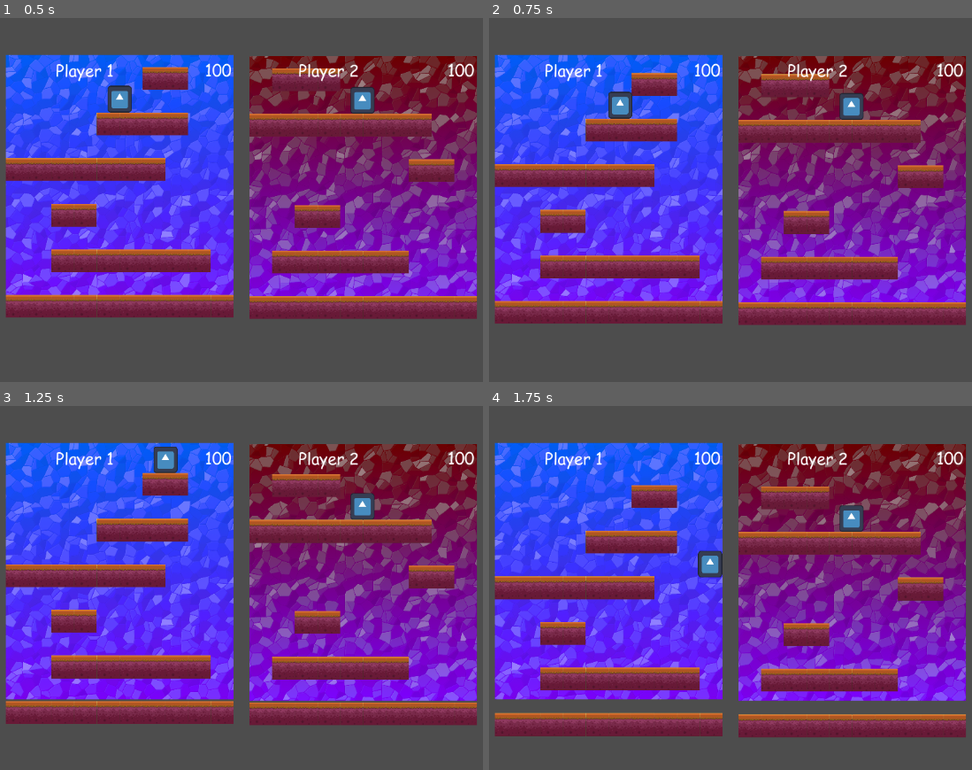
Above: before the commit, frames 1-4 (two rows, left to right).
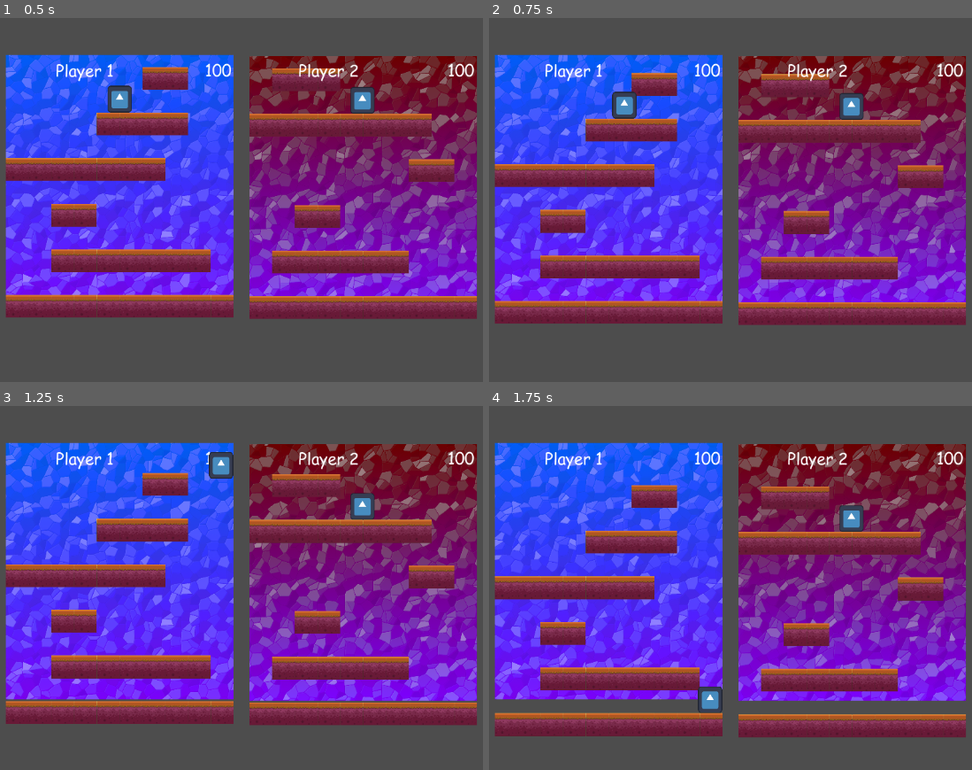
Above: after the commit, the same moments.

Repository: LegacyMD/xd_tower
Game: Godot game, scene res://scenes/root_scene.tscn
Two runs of this game, one before a commit and one after it. Both use one fixed random seed, a clock stepped at 60 frames per second and the inputs below. The engine's default icon, where the game draws it, is replaced by a stand-in: a white triangle on a blue panel in a dark square.
Inputs (mouse positions are in pixels of both pictures, inside the frame that each line leads up to):
- Up to frame 1 (0.5 s): no input
- Up to frame 2 (0.75 s): move the mouse to (875, 163) at 0.52 s; hold D (player0_right) from 0.53 s (still down); click (875, 163) at 0.67 s
- Up to frame 3 (1.25 s): keep holding D (player0_right); tap W (player0_up) at 0.77 s
- Up to frame 4 (1.75 s): keep holding D (player0_right); move the mouse to (580, 591) at 1.27 s; tap W (player0_up) at 1.52 s

Frame 1 is identical in both runs. In frame 2, 0.2% of the frame differs, in the area x 24-31%, y 20-28%; in frame 3, 0.7%, in the area x 31-49%, y 11-20%; in frame 4, 0.7%.

Commit message:
Add one way collision (literally a one checkbox, lol)

Diff:
--- a/scenes/platform_tile.tscn
+++ b/scenes/platform_tile.tscn
@@ -19,3 +19,4 @@
 [node name="CollisionShape2D" type="CollisionShape2D" parent="StaticBody2D"]
 position = Vector2(0.25, -0.75)
 shape = SubResource("RectangleShape2D_jgytd")
+one_way_collision = true
